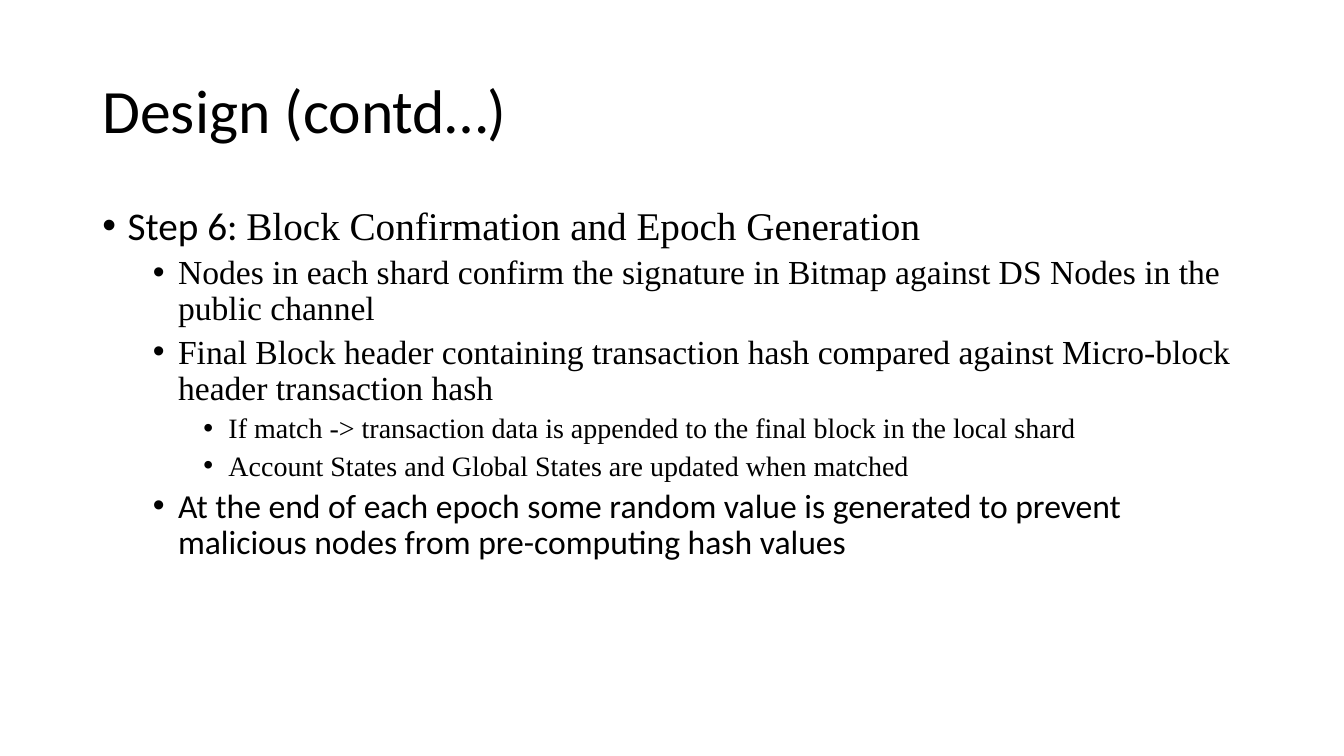
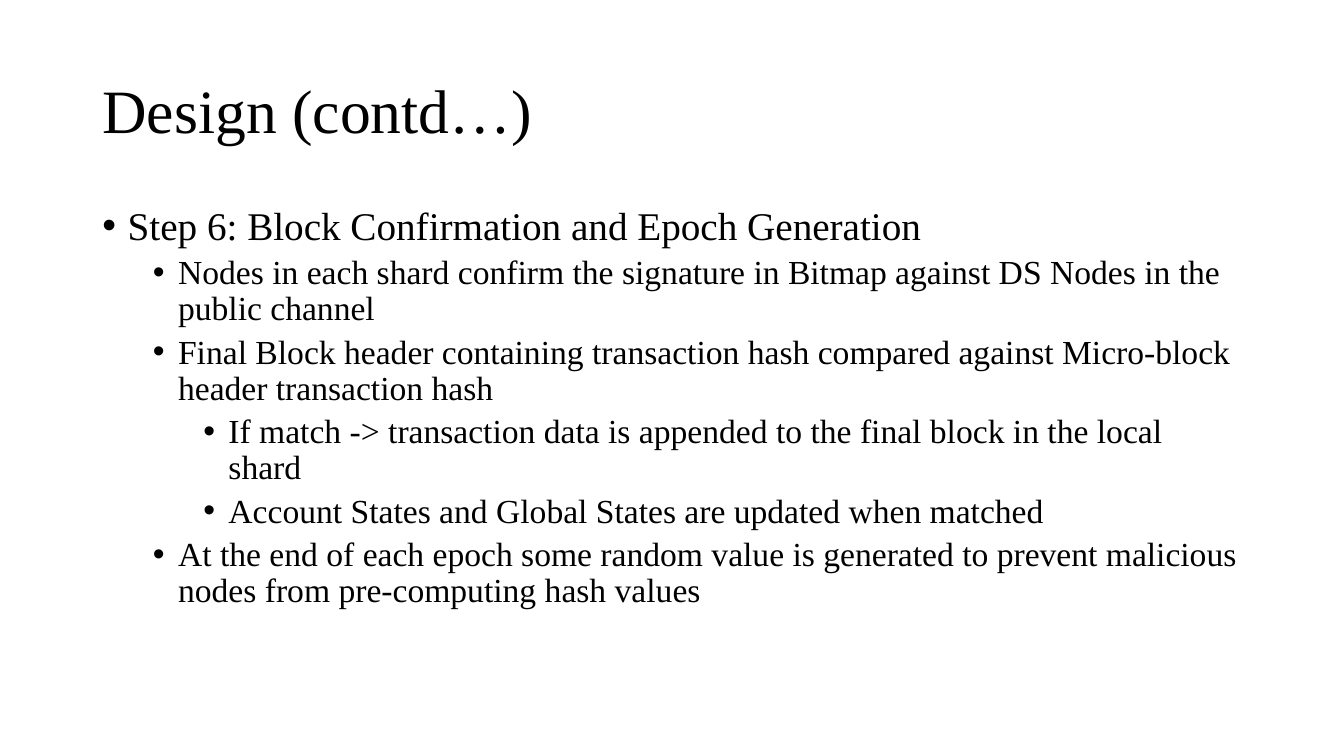
Before and after one commit to Tsajan/2018FallSemPOSTECH, a slide deck: slide 15 of CSED601 Dependable Computing/Sharding.pptx. Drawn at 1344x756 pixels with LibreOffice and Linux fonts; fonts in the diff are those of the drawing. Boxes give left, top, right and bottom in pixels: in the first picture for what was removed or moved away, otherwise in the second. Text is boxed around its words. In the diff, an @@ line names an element or a change of style, - is before the commit and + after.

Commit message:
Sharding PPT edited

```diff
--- a/CSED601 Dependable Computing/Sharding.pptx
+++ b/CSED601 Dependable Computing/Sharding.pptx
@@ title "Design (contd…)" at [102,90,531,144]: font Calibri to Times New Roman @@
@@ text at [128,212,1237,609]: font Calibri to Times New Roman in "Step 6:", "At the end of each epoch some ..."; size 20 to 24 pt in "If match -> transaction data is appended ...", "Account States and Global States are updated ..." @@
```
Also in this commit, not shown: 10 other slides changed.
